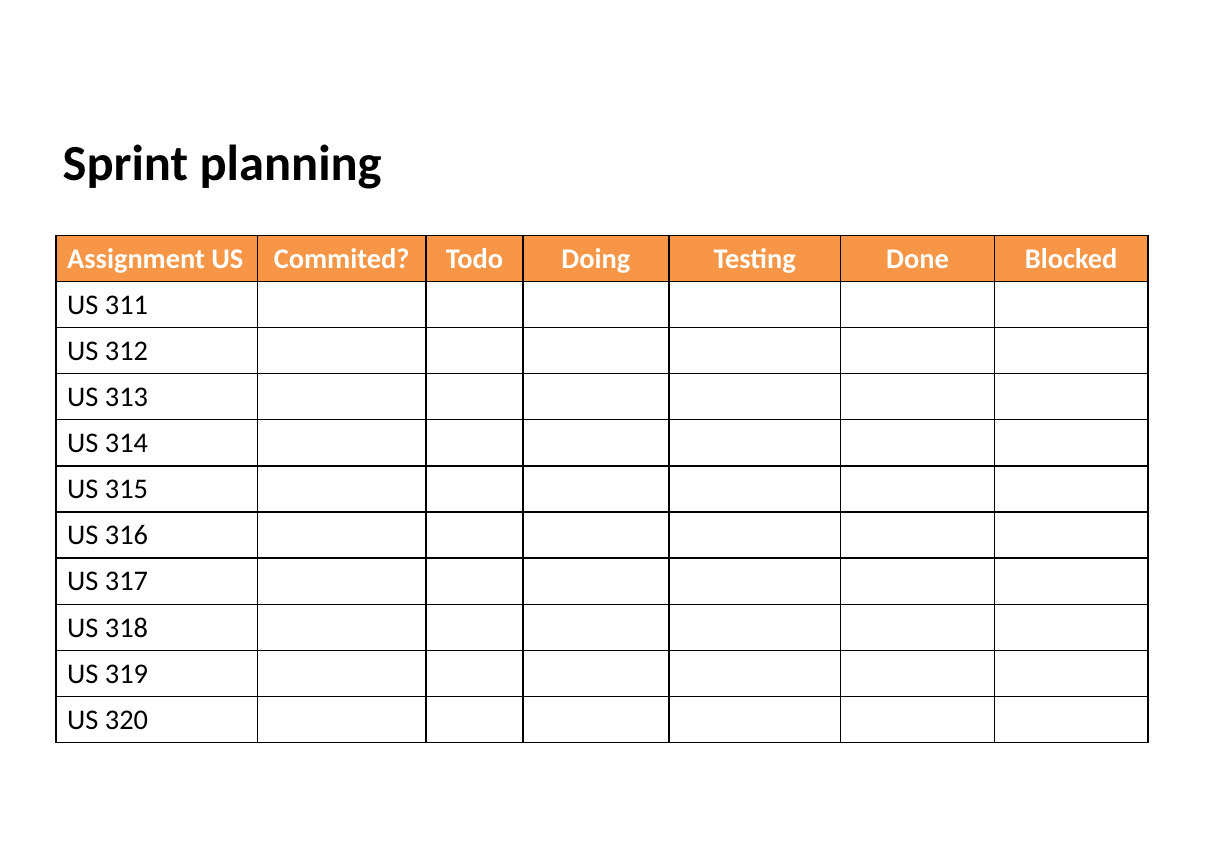
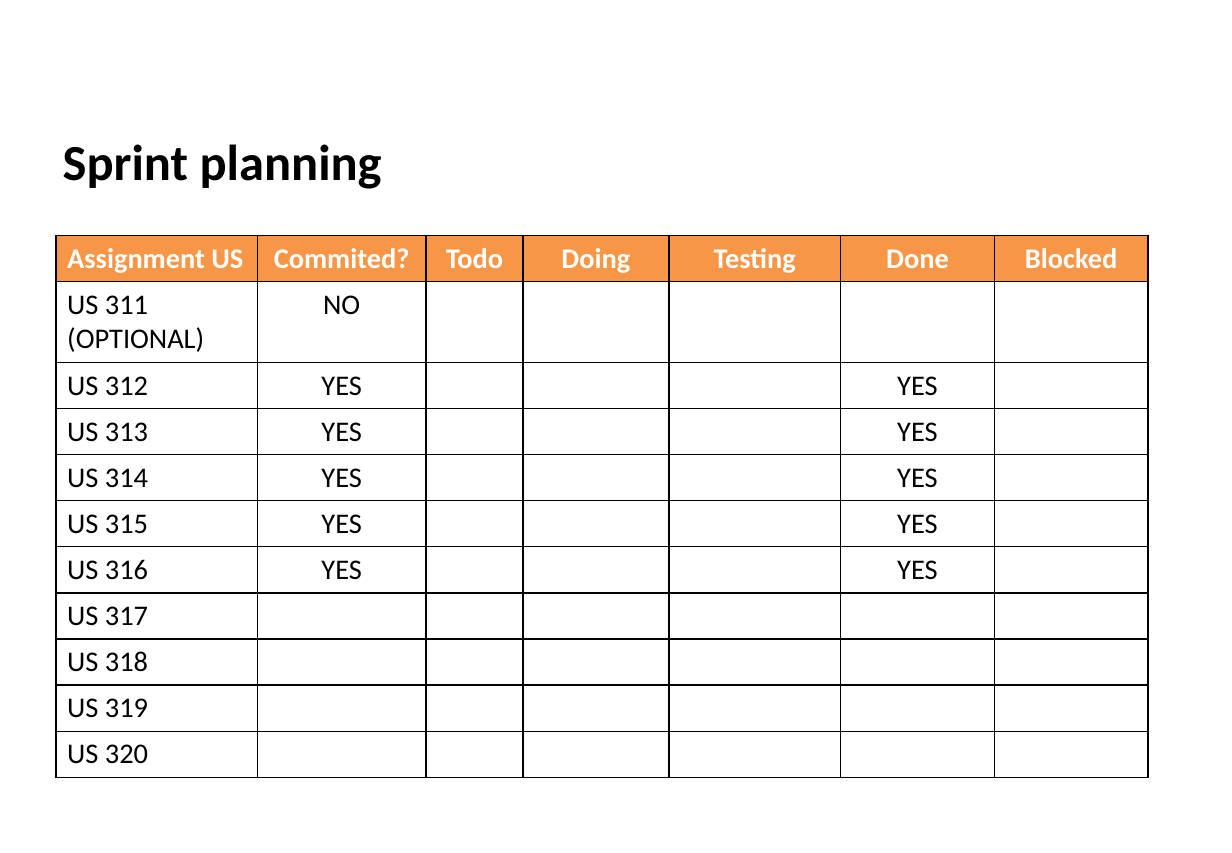
Before and after one commit to Diogosadias/LEI_PI_SEM3, a slide deck: slide 4 of docs/Sprint3/LAPR3 - Sprint 3 Status Report.pptx. Drawn at 1232x853 pixels with LibreOffice and Linux fonts; fonts in the diff are those of the drawing; background and template pictures are left out. Boxes give left, top, right and bottom in pixels: in the first picture for what was removed or moved away, otherwise in the second. Text is boxed around its words. In the diff, an @@ line names an element or a change of style, - is before the commit and + after.

```diff
--- a/docs/Sprint3/LAPR3 - Sprint 3 Status Report.pptx
+++ b/docs/Sprint3/LAPR3 - Sprint 3 Status Report.pptx
@@ table at <box>56,235,1147,770</box> @@
-row 2, column 1: US 311
+row 2, column 1: US 311 (OPTIONAL)
-row 2, column 2: 
+row 2, column 2: NO
-row 3, column 2: 
+row 3, column 2: YES
-row 3, column 6: 
+row 3, column 6: YES
-row 4, column 2: 
+row 4, column 2: YES
-row 4, column 6: 
+row 4, column 6: YES
-row 5, column 2: 
+row 5, column 2: YES
-row 5, column 6: 
+row 5, column 6: YES
-row 6, column 2: 
+row 6, column 2: YES
-row 6, column 6: 
+row 6, column 6: YES
-row 7, column 2: 
+row 7, column 2: YES
-row 7, column 6: 
+row 7, column 6: YES
```
Also in this commit, not shown: 8 other slides changed.
